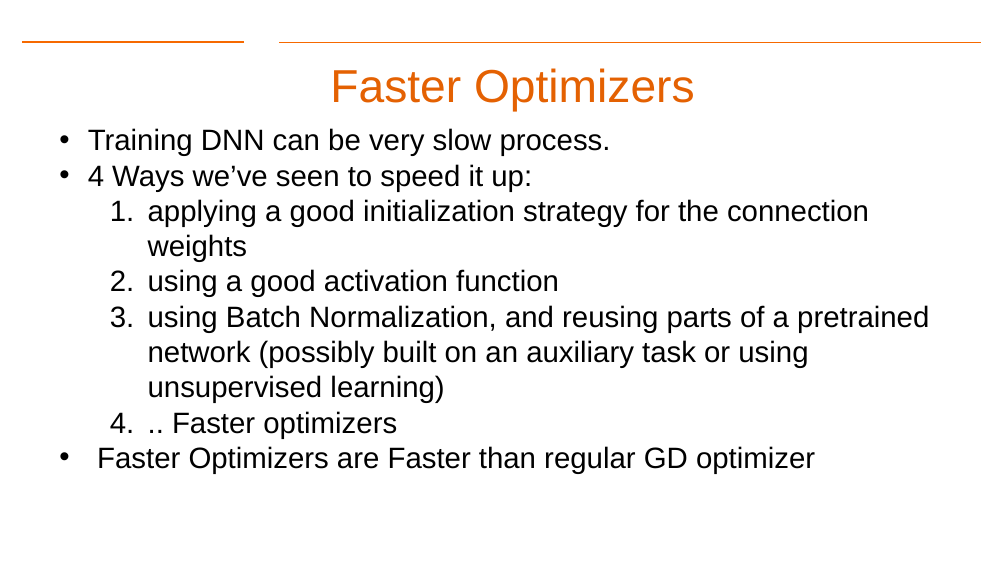
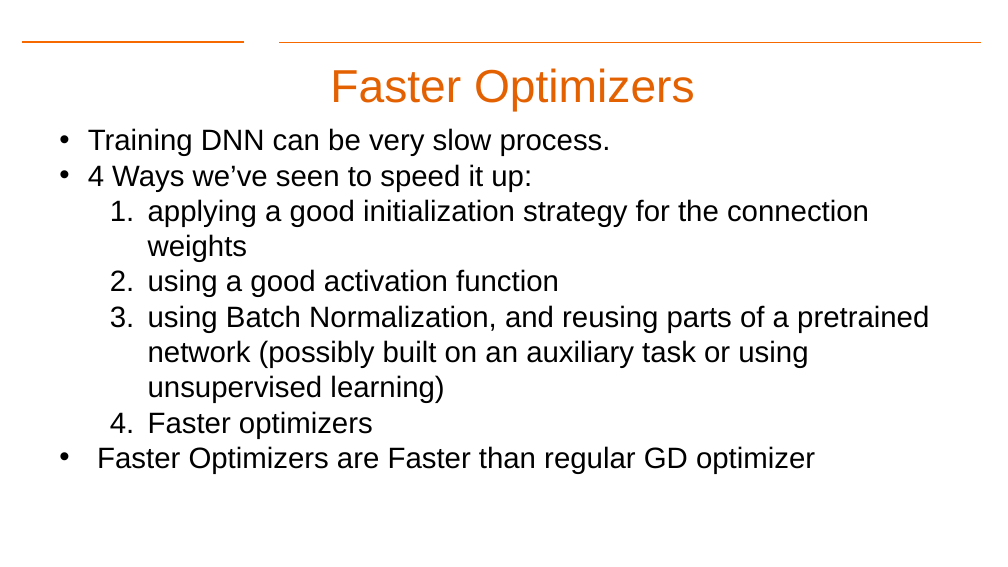
Before and after one commit to gk5951/RIT-DSCI-633-FDS, a slide deck: slide 16 of Syllabus/Lecture19/Lec19DNN2.pptx. Drawn at 1008x567 pixels with LibreOffice and Linux fonts; fonts in the diff are those of the drawing; background and template pictures are left out. Boxes give left, top, right and bottom in pixels: in the first picture for what was removed or moved away, otherwise in the second. Text is boxed around its words. In the diff, an @@ line names an element or a change of style, - is before the commit and + after.

Commit message:
Updated slides

```diff
--- a/Syllabus/Lecture19/Lec19DNN2.pptx
+++ b/Syllabus/Lecture19/Lec19DNN2.pptx
@@ text at (148, 411, 373, 439): text changed @@
-  4. .. Faster optimizers
+  4. Faster optimizers
```
Also in this commit, not shown: 1 other slide changed, 1 other file.
